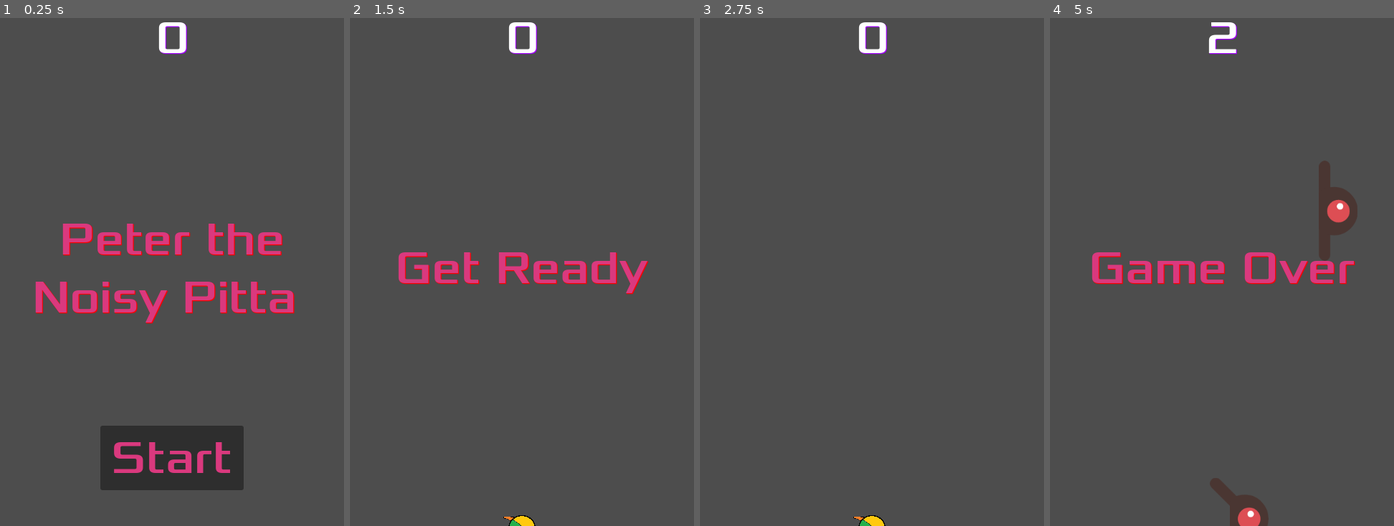
Above: before the commit, frames 1-4 (left to right).
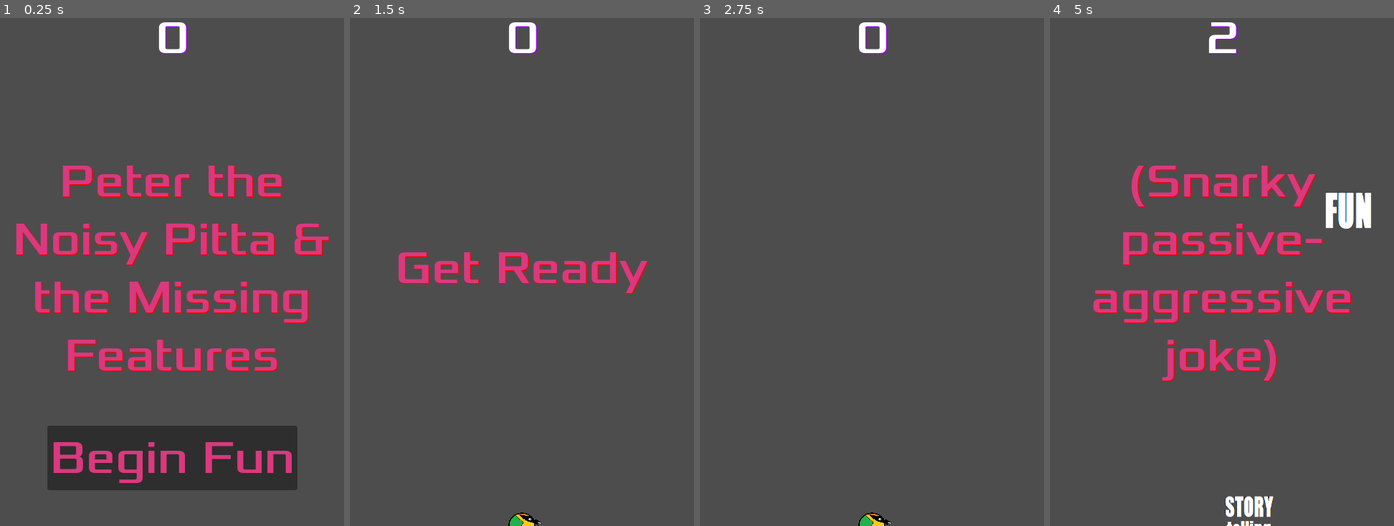
Above: after the commit, the same moments.

Repository: Lokhnor/48hGlobalGameJam-screamaloft
Game: Godot game, scene res://main.tscn
Two runs of this game, one before a commit and one after it. Both use one fixed random seed, a clock stepped at 60 frames per second and the inputs below.
Inputs:
- Up to frame 1 (0.25 s): no input
- Up to frame 2 (1.5 s): click "Start" (after the commit: "Begin Fun") at 0.5 s
- Up to frame 3 (2.75 s): tap Enter at 2 s
- Up to frame 4 (5 s): tap Space at 3.5 s

The runs differ from the first frame. In frame 1, 14% of the frame differs, in the area x 4-96%, y 29-93%; in frame 2, 0.1%; in frame 3, 0.1%; in frame 4, 11%.

Commit message:
feat: new enemies

Diff:
--- a/HUD.gd
+++ b/HUD.gd
@@ -16,7 +16,7 @@
 	$MessageTimer.start()
 
 func show_game_over():
-	show_message("Game Over")
+	show_message("(Snarky passive-aggressive joke)")
 	await $MessageTimer.timeout
 
 	$Message.text = "Scream to win!"
--- a/hud.tscn
+++ b/hud.tscn
@@ -39,7 +39,7 @@
 theme_override_colors/font_outline_color = Color(0, 0, 0, 1)
 theme_override_fonts/font = ExtResource("2_55es0")
 theme_override_font_sizes/font_size = 64
-text = "Peter the Noisy Pitta "
+text = "Peter the Noisy Pitta & the Missing Features"
 horizontal_alignment = 1
 vertical_alignment = 1
 autowrap_mode = 2
@@ -66,7 +66,7 @@
 theme_override_colors/icon_focus_color = Color(0, 0, 1, 1)
 theme_override_fonts/font = ExtResource("2_55es0")
 theme_override_font_sizes/font_size = 64
-text = "Start"
+text = "Begin Fun"
 
 [node name="MessageTimer" type="Timer" parent="."]
 wait_time = 2.0
--- a/main.gd
+++ b/main.gd
@@ -43,9 +43,6 @@
 
 	mob.position = mob_spawn_location.position
 
-	#direction += randf_range(-PI / 4, PI / 4)
-	#mob.rotation = direction
-
 	var velocity = Vector2(randf_range(150.0, 250.0), 0.0)
 	mob.linear_velocity = velocity.rotated(direction)
 
--- a/mob.gd
+++ b/mob.gd
@@ -2,7 +2,8 @@
 
 
 func _ready():
-	$AnimatedSprite2D.play()
+	var mob_types = $AnimatedSprite2D.sprite_frames.get_animation_names()
+	$AnimatedSprite2D.play(mob_types[randi() % mob_types.size()])
 
 
 func _process(delta):
--- a/mob.tscn
+++ b/mob.tscn
@@ -1,42 +1,87 @@
-[gd_scene load_steps=6 format=3 uid="uid://7dj4g5met4io"]
+[gd_scene load_steps=11 format=3 uid="uid://7dj4g5met4io"]
 
 [ext_resource type="Script" path="res://mob.gd" id="1_8i7jm"]
-[ext_resource type="Texture2D" uid="uid://c6yfniklg8ah0" path="res://art/enemyFlyingAlt_1.png" id="1_x6fit"]
-[ext_resource type="Texture2D" uid="uid://bwlyahpucos3d" path="res://art/enemyFlyingAlt_2.png" id="2_th1hj"]
+[ext_resource type="Texture2D" uid="uid://ccns7epr26vuj" path="res://art/mob_1.png" id="2_0iqo1"]
+[ext_resource type="Texture2D" uid="uid://bykwch7q2yia7" path="res://art/mob_3.png" id="2_0j84n"]
+[ext_resource type="Texture2D" uid="uid://pt1f4y8gpe4e" path="res://art/mob_6.png" id="3_s533f"]
+[ext_resource type="Texture2D" uid="uid://bc2jsc5nxkiwi" path="res://art/mob_5.png" id="3_vi1nq"]
+[ext_resource type="Texture2D" uid="uid://cs7knn6mag7n" path="res://art/mob_2.png" id="3_yhsat"]
+[ext_resource type="Texture2D" uid="uid://chc7mf61ux8vr" path="res://art/mob_4.png" id="4_x7ibb"]
+[ext_resource type="Texture2D" uid="uid://bv00ig7ww8xlp" path="res://art/mob_7.png" id="8_terxn"]
 
 [sub_resource type="SpriteFrames" id="SpriteFrames_r2e02"]
 animations = [{
 "frames": [{
 "duration": 1.0,
-"texture": ExtResource("1_x6fit")
+"texture": ExtResource("2_0j84n")
+}],
+"loop": true,
+"name": &"background",
+"speed": 5.0
+}, {
+"frames": [{
+"duration": 1.0,
+"texture": ExtResource("3_s533f")
+}],
+"loop": true,
+"name": &"fun",
+"speed": 5.0
+}, {
+"frames": [{
+"duration": 1.0,
+"texture": ExtResource("3_vi1nq")
+}],
+"loop": true,
+"name": &"ray_tracing",
+"speed": 5.0
+}, {
+"frames": [{
+"duration": 1.0,
+"texture": ExtResource("4_x7ibb")
+}],
+"loop": true,
+"name": &"score",
+"speed": 5.0
+}, {
+"frames": [{
+"duration": 1.0,
+"texture": ExtResource("2_0iqo1")
 }, {
 "duration": 1.0,
-"texture": ExtResource("2_th1hj")
+"texture": ExtResource("3_yhsat")
 }],
 "loop": true,
-"name": &"fly",
-"speed": 3.0
+"name": &"sound",
+"speed": 1.0
+}, {
+"frames": [{
+"duration": 1.0,
+"texture": ExtResource("8_terxn")
+}],
+"loop": true,
+"name": &"story",
+"speed": 5.0
 }]
 
-[sub_resource type="CapsuleShape2D" id="CapsuleShape2D_m3d1t"]
-radius = 35.0
-height = 74.0
+[sub_resource type="RectangleShape2D" id="RectangleShape2D_3uhfu"]
+size = Vector2(68, 68)
 
 [node name="Mob" type="RigidBody2D" groups=["mobs"]]
+position = Vector2(5, 0)
 collision_mask = 0
 gravity_scale = 0.0
 script = ExtResource("1_8i7jm")
 metadata/_edit_group_ = true
 
 [node name="AnimatedSprite2D" type="AnimatedSprite2D" parent="."]
-scale = Vector2(0.75, 0.75)
+position = Vector2(14, 0.500002)
+scale = Vector2(0.68, 0.985294)
 sprite_frames = SubResource("SpriteFrames_r2e02")
-animation = &"fly"
-frame_progress = 0.168757
+animation = &"story"
 
 [node name="CollisionShape2D" type="CollisionShape2D" parent="."]
-position = Vector2(6, 0)
-shape = SubResource("CapsuleShape2D_m3d1t")
+position = Vector2(14, 0.5)
+shape = SubResource("RectangleShape2D_3uhfu")
 
 [node name="VisibleOnScreenNotifier2D" type="VisibleOnScreenNotifier2D" parent="."]
 
--- a/player.gd
+++ b/player.gd
@@ -20,7 +20,7 @@
 	var magnitude = spectrum.get_magnitude_for_frequency_range(prev_hz, hz).length()
 	print("Audio output: ", magnitude)
 
-	if magnitude > 0.002:
+	if magnitude > 0.01:
 		velocity.y -= 1
 		$AnimatedSprite2D.play()
 	else:
@@ -35,7 +35,6 @@
 
 	if velocity.y != 0:
 		$AnimatedSprite2D.animation = "flying"
-		$AnimatedSprite2D.flip_v = velocity.y > 0
 
 
 func _on_body_entered(body):
Not shown, removed: art/House In a Forest Loop.ogg.import
Binary file removed: art/enemyFlyingAlt_1.png
Not shown, removed: art/enemyFlyingAlt_1.png.import
Binary file removed: art/enemyFlyingAlt_2.png
Not shown, removed: art/enemyFlyingAlt_2.png.import
Binary file removed: art/enemySwimming_1.png
Not shown, removed: art/enemySwimming_1.png.import
Binary file removed: art/enemySwimming_2.png
Not shown, removed: art/enemySwimming_2.png.import
Binary file removed: art/enemyWalking_1.png
Not shown, removed: art/enemyWalking_1.png.import
Binary file removed: art/enemyWalking_2.png
(and 29 more such lines)
